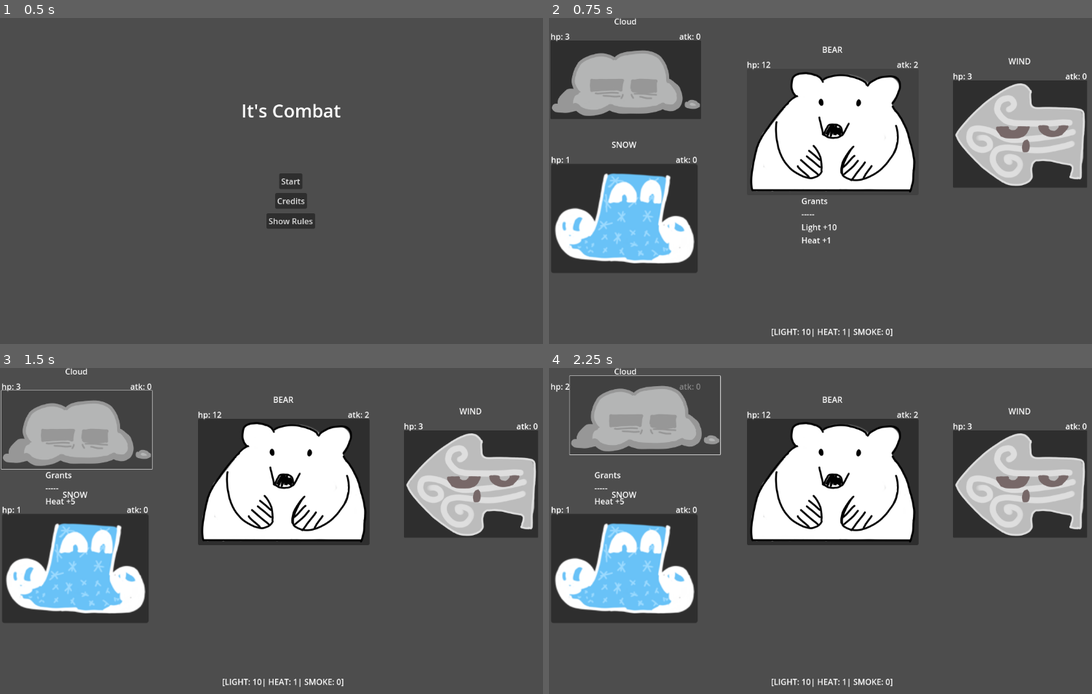
Above: before the commit, frames 1-4 (two rows, left to right).
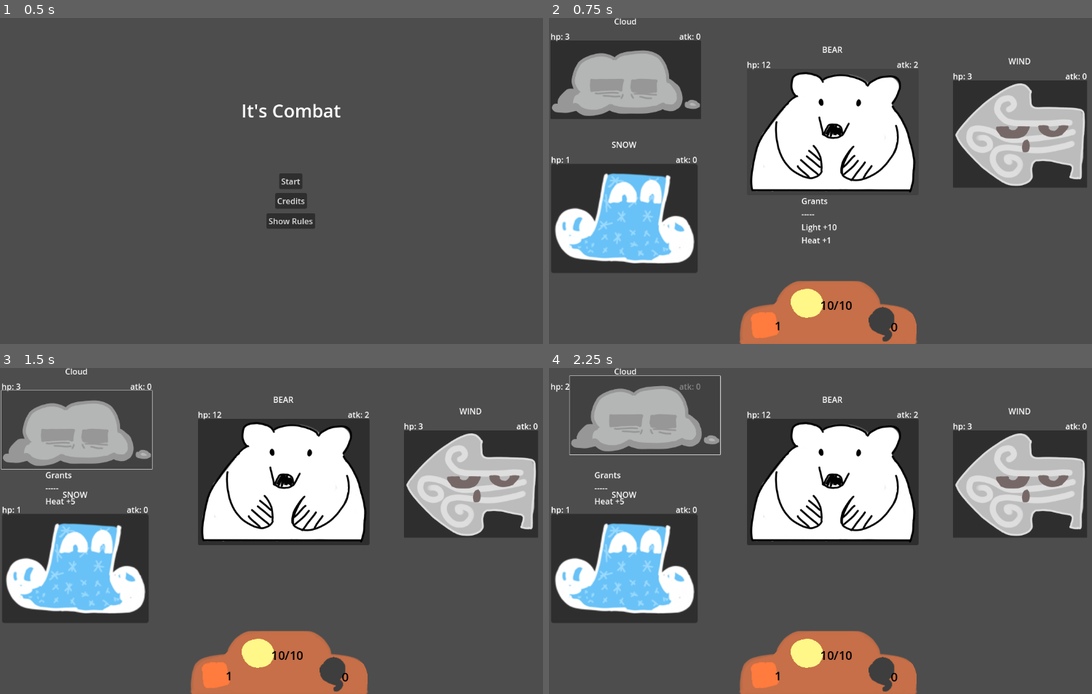
Above: after the commit, the same moments.

Repository: alex-mike-mark-again/godot-combat
Game: Godot game, scene res://main_menu.tscn
The game is run twice, just before and just after one commit, with the same random seed, the same clock (stepped at 60 frames per second) and the same inputs. The engine's default icon, where the game draws it, is replaced by a stand-in: a white triangle on a blue panel in a dark square.
Inputs (mouse positions are in pixels of both pictures, inside the frame that each line leads up to):
- Up to frame 1 (0.5 s): no input
- Up to frame 2 (0.75 s): click "Start" at 0.5 s
- Up to frame 3 (1.5 s): click (76, 429) at 1.27 s
- Up to frame 4 (2.25 s): click (625, 429) at 2.02 s

Frame 1 is identical in both runs. In frame 2, 4.7% of the frame differs, in the area x 35-68%, y 80-100%; in frame 3, 4.7%; in frame 4, 4.7%.

Commit message:
Adds graphics for the player UI.

Diff:
--- a/battle_manager.gd
+++ b/battle_manager.gd
@@ -84,7 +84,7 @@
 	if battleCount < troops.size():
 		# THIS chunk is what loads the next battle.
 		currentTroop = load(troops[battleCount]).instantiate()
-		add_child(currentTroop)
+		add_child(currentTroop) #oh. almost certainly loads this. under the player
 		enemies = currentTroop.get_enemies()
 		for enemy in enemies:
 			enemy.selected.connect(on_select)
--- a/main.tscn
+++ b/main.tscn
@@ -13,7 +13,7 @@
 anchor_top = 1.0
 anchor_bottom = 1.0
 offset_left = 560.0
-offset_top = 623.0
+offset_top = 588.0
 offset_right = 560.0
-offset_bottom = 623.0
+offset_bottom = 588.0
 grow_vertical = 0
--- a/player.gd
+++ b/player.gd
@@ -1,7 +1,10 @@
 extends Battler
 class_name Player
 
-@export var stats: Label
+@export var light_display: Label
+@export var heat_display: Label
+@export var smoke_display: Label
+
 var tempBuffs: Array
 var ash = 1 # determines how many buffs you get to keep after a stage. secret
 
@@ -11,7 +14,9 @@
 
 func _update_displays():
 	# so, this should be an animation that we don't wait on for sure.
-	stats.text = "[LIGHT: "+str(hp)+"| HEAT: "+str(atk)+"| SMOKE: "+str(rdc)+"]"
+	light_display.text = str(hp)+"/"+str(maxHp)
+	heat_display.text = str(atk)
+	smoke_display.text = str(rdc)
 
 func on_victory():
 	_gain_permanent_buffs()
--- a/player.tscn
+++ b/player.tscn
@@ -1,26 +1,59 @@
-[gd_scene load_steps=2 format=3 uid="uid://d4fksgdv4turk"]
+[gd_scene load_steps=7 format=3 uid="uid://d4fksgdv4turk"]
 
 [ext_resource type="Script" path="res://player.gd" id="1_c8ry4"]
+[ext_resource type="Theme" uid="uid://dhn14l7ryv320" path="res://themes/player_theme.tres" id="1_t2r6v"]
+[ext_resource type="Texture2D" uid="uid://dxdmoowsm7uhd" path="res://sprites/player_plate_2.png" id="2_65d1y"]
+[ext_resource type="Texture2D" uid="uid://ik3lyxipbghc" path="res://sprites/light_icon.png" id="3_wis7s"]
+[ext_resource type="Texture2D" uid="uid://qt2h1hudlcey" path="res://sprites/heat_icon.png" id="4_dbem8"]
+[ext_resource type="Texture2D" uid="uid://cdy3r0wuyy6ow" path="res://sprites/smoke_icon.png" id="5_efmpm"]
 
-[node name="Player" type="Control" node_paths=PackedStringArray("stats")]
+[node name="Player" type="Control" node_paths=PackedStringArray("light_display", "heat_display", "smoke_display")]
+z_index = 1
 layout_mode = 3
 anchors_preset = 0
+theme = ExtResource("1_t2r6v")
 script = ExtResource("1_c8ry4")
-stats = NodePath("Stats")
+light_display = NodePath("light_icon/Label")
+heat_display = NodePath("heat_icon/Label")
+smoke_display = NodePath("smoke_icon/Label")
 atk = 1
 maxHp = 10
 
-[node name="Stats" type="Label" parent="."]
-layout_mode = 1
-anchors_preset = 8
-anchor_left = 0.5
-anchor_top = 0.5
-anchor_right = 0.5
-anchor_bottom = 0.5
-offset_left = -20.0
-offset_top = -11.5
-offset_right = 20.0
-offset_bottom = 11.5
-grow_horizontal = 2
-grow_vertical = 2
-text = "[PLAYER STATS]"
+[node name="plate" type="Sprite2D" parent="."]
+texture = ExtResource("2_65d1y")
+
+[node name="light_icon" type="Sprite2D" parent="."]
+position = Vector2(-49, -21)
+texture = ExtResource("3_wis7s")
+
+[node name="Label" type="Label" parent="light_icon"]
+offset_left = 26.0
+offset_top = -13.0
+offset_right = 89.0
+offset_bottom = 13.0
+theme = ExtResource("1_t2r6v")
+text = "X/Y"
+
+[node name="heat_icon" type="Sprite2D" parent="."]
+position = Vector2(-132, 23)
+texture = ExtResource("4_dbem8")
+
+[node name="Label" type="Label" parent="heat_icon"]
+offset_left = 19.0
+offset_top = -16.0
+offset_right = 59.0
+offset_bottom = 10.0
+theme = ExtResource("1_t2r6v")
+text = "X"
+
+[node name="smoke_icon" type="Sprite2D" parent="."]
+position = Vector2(99, 21)
+texture = ExtResource("5_efmpm")
+
+[node name="Label" type="Label" parent="smoke_icon"]
+offset_left = 18.0
+offset_top = -12.0
+offset_right = 59.0
+offset_bottom = 14.0
+theme = ExtResource("1_t2r6v")
+text = "Z"
--- /dev/null
+++ b/themes/player_theme.tres
@@ -0,0 +1,5 @@
+[gd_resource type="Theme" format=3 uid="uid://dhn14l7ryv320"]
+
+[resource]
+Label/colors/font_color = Color(0, 0, 0, 1)
+Label/font_sizes/font_size = 24
Binary file added: art_resources/player_plate.png
Not shown, added: art_resources/player_plate.png.import
Binary file added: sprites/heat_icon.png
Not shown, added: sprites/heat_icon.png.import
Binary file added: sprites/light_icon.png
Not shown, added: sprites/light_icon.png.import
Binary file added: sprites/player_plate_2.png
Not shown, added: sprites/player_plate_2.png.import
Binary file added: sprites/smoke_icon.png
Not shown, added: sprites/smoke_icon.png.import
Not shown, added: art_resources/.player_plate_2.kra-autosave.kra
Not shown, added: art_resources/.warm.kra-autosave.kra
(and 7 more such lines)
